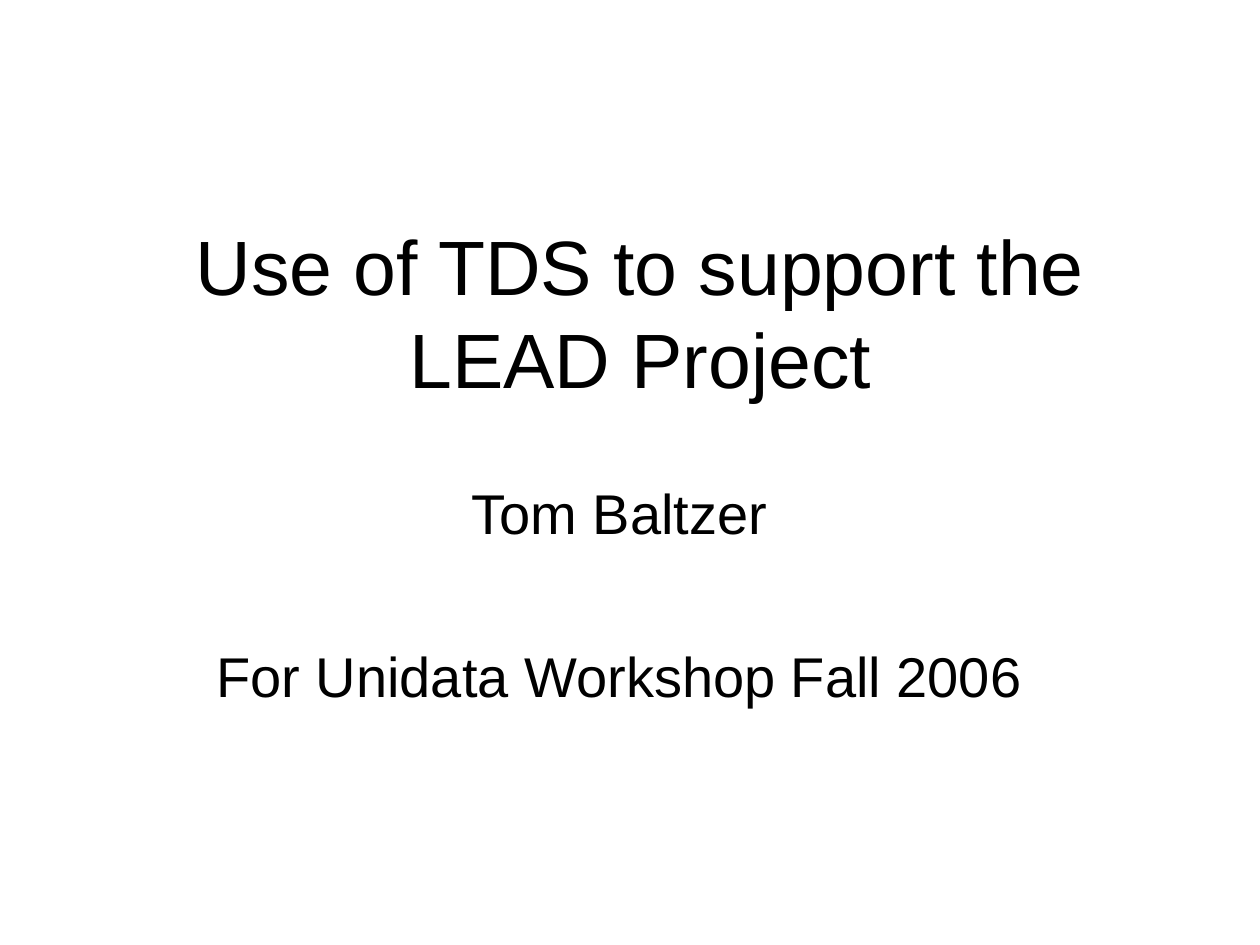
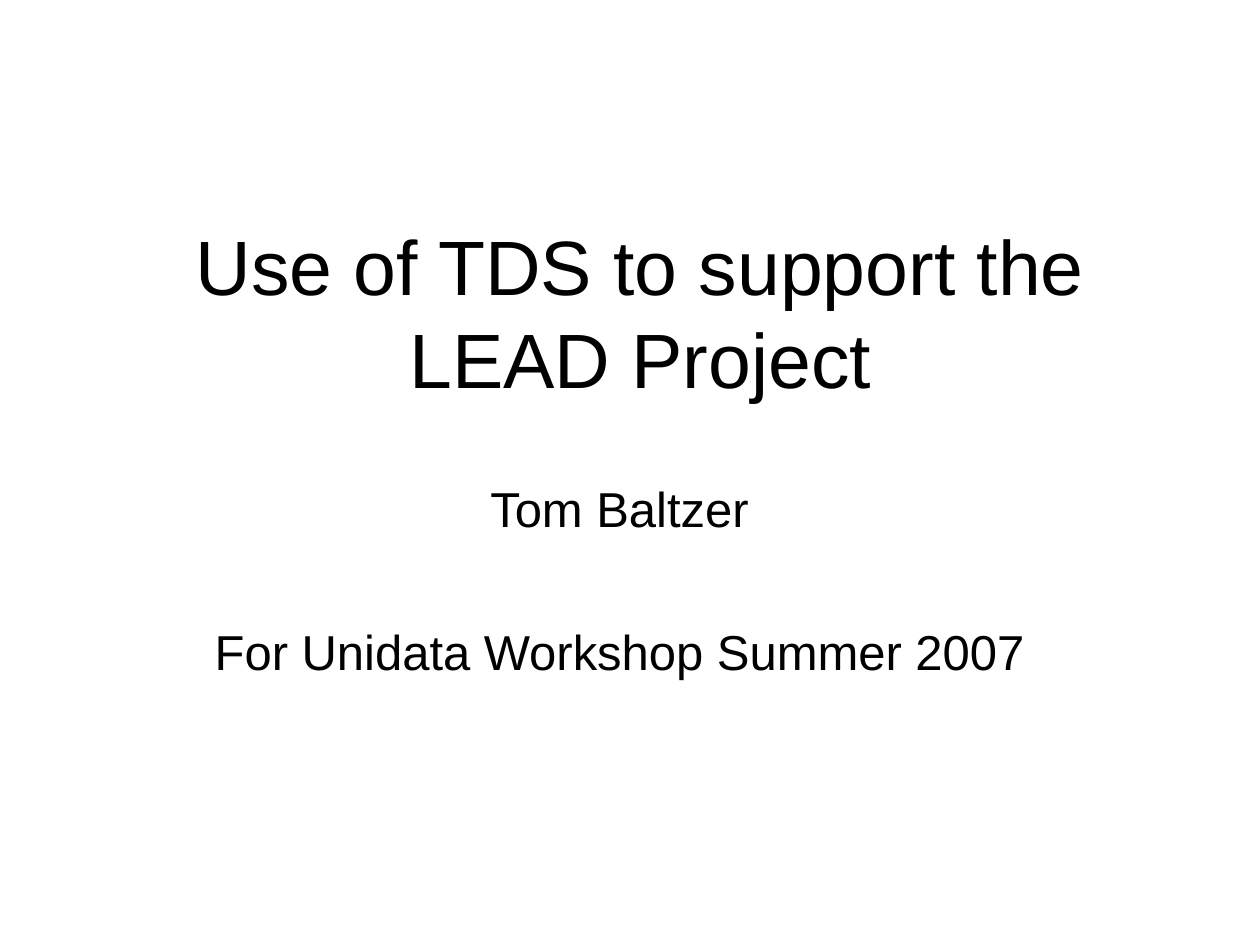
Before and after one commit to ooici-eoi/THREDDS, a slide deck: slide 1 of docs/web/thredds/tech/tutorial/LEADatTDSWorkshop.ppt. Drawn at 1260x945 pixels with LibreOffice and Linux fonts; fonts in the diff are those of the drawing; background and template pictures are left out. Boxes give left, top, right and bottom in pixels: in the first picture for what was removed or moved away, otherwise in the second. Text is boxed around its words. In the diff, an @@ line names an element or a change of style, - is before the commit and + after.

```diff
--- a/docs/web/thredds/tech/tutorial/LEADatTDSWorkshop.ppt
+++ b/docs/web/thredds/tech/tutorial/LEADatTDSWorkshop.ppt
@@ subtitle at [490, 491, 748, 528]: size 32 to 28 pt in "Tom Baltzer"; less space between paragraphs @@
@@ subtitle at [215, 634, 1024, 680]: text changed; size 32 to 28 pt @@
-For Unidata Workshop Fall 2006
+For Unidata Workshop Summer 2007
```
Also in this commit, not shown: 5 other slides changed, 9 other files.
